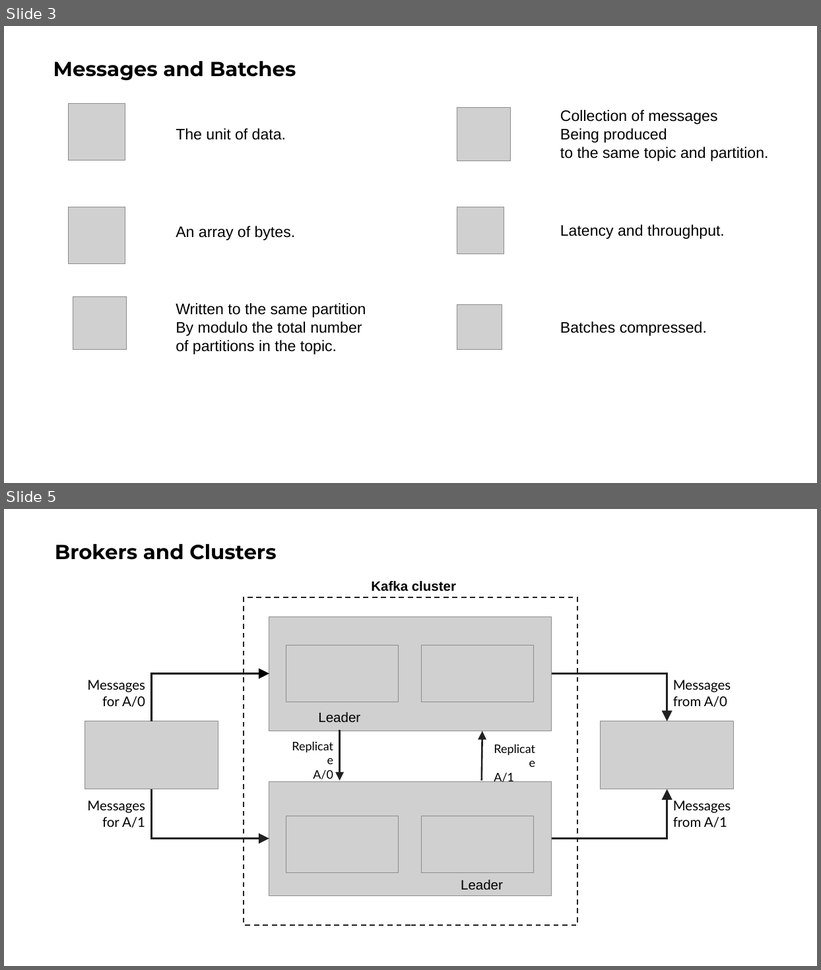
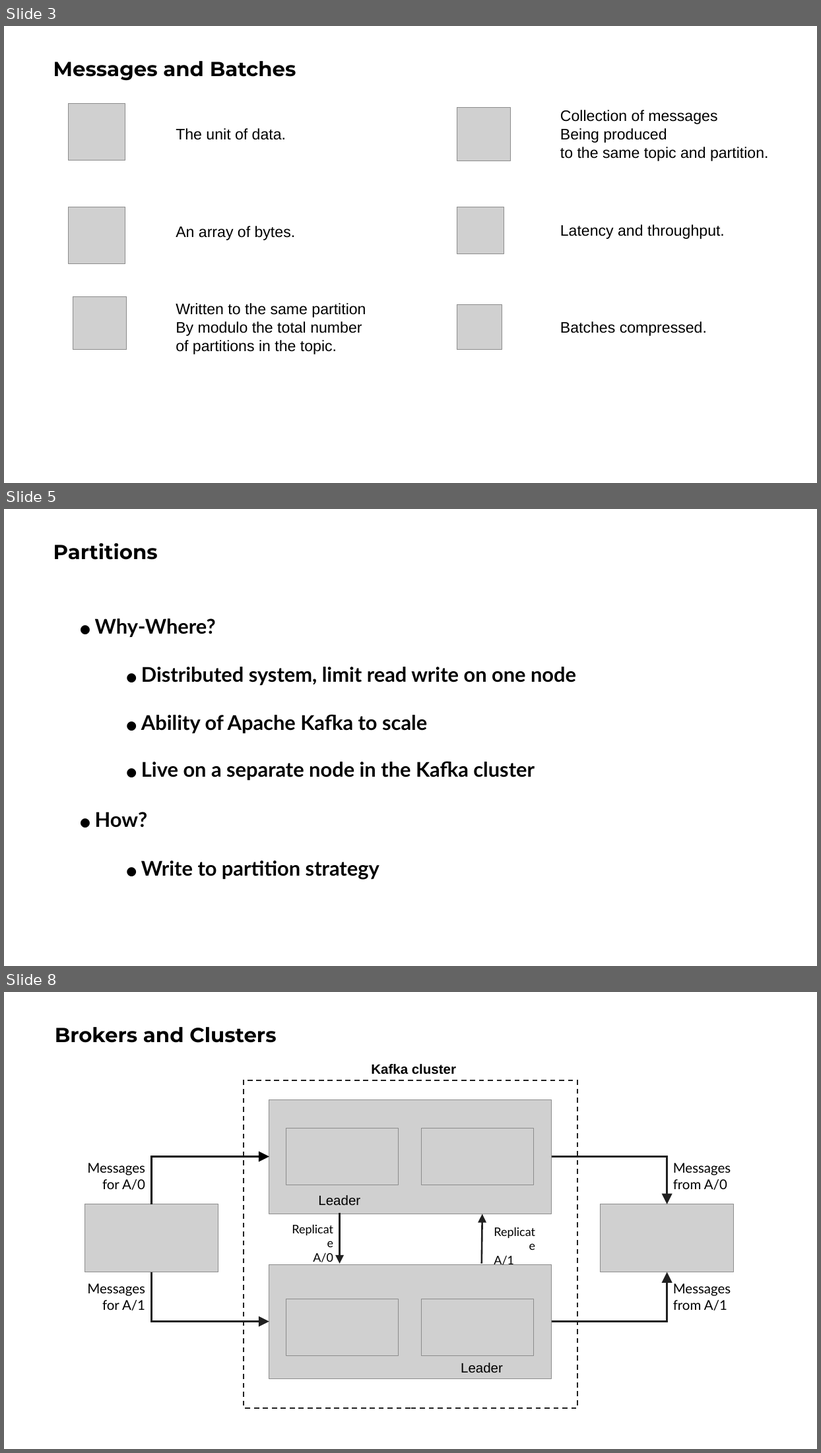
Before and after one commit to ngoctd314/books-note, a slide deck: Kafka Definitive Guide.pptx. Shown one above the other, each under a label of ours: slides 3 and 5 before the commit, slides 3, 5 and 8 after it; the slides between them are not shown. The pictures are 821x970 and 821x1453 pixels, drawn with LibreOffice and Linux fonts; fonts in the diff are those of the drawing; grey boxes stand for pictures. Boxes give left, top, right and bottom in pixels: in the first picture for what was removed or moved away, otherwise in the second. Text is boxed around its words. In the diff, an @@ line names an element or a change of style, - is before the commit and + after.

```diff
--- a/Kafka Definitive Guide.pptx
+++ b/Kafka Definitive Guide.pptx
@@ slide 5 added at (4,509,817,966), background #FFFFFF @@
@@ title added at (54,543,158,560), 24 pt, text #000000, bold @@
+Partitions
@@ text added at (95,619,216,637), 24 pt, text #000000, bold @@
+● Why-Where?
@@ text added at (141,667,576,685), 24 pt, text #000000, bold @@
+● Distributed system, limit read write on one node
@@ text added at (141,714,427,733), 24 pt, text #000000, bold @@
+● Ability of Apache Kafka to scale
@@ text added at (141,761,535,780), 24 pt, text #000000, bold @@
+● Live on a separate node in the Kafka cluster
@@ text added at (95,812,148,828), 24 pt, text #000000, bold @@
+● How?
@@ text added at (141,861,380,880), 24 pt, text #000000, bold @@
+● Write to partition strategy
@@ what was slide 5 is now slide 8 @@
```
Also in this commit, not shown: 2 slides changed, 8 other slides added, 5 slides removed, 3 other files.
